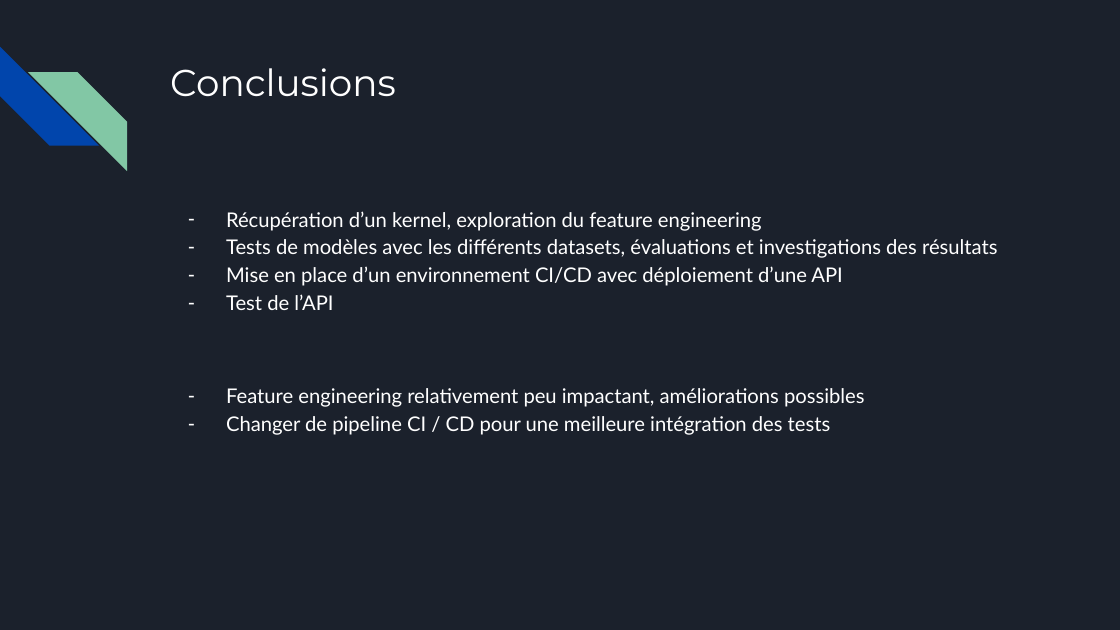
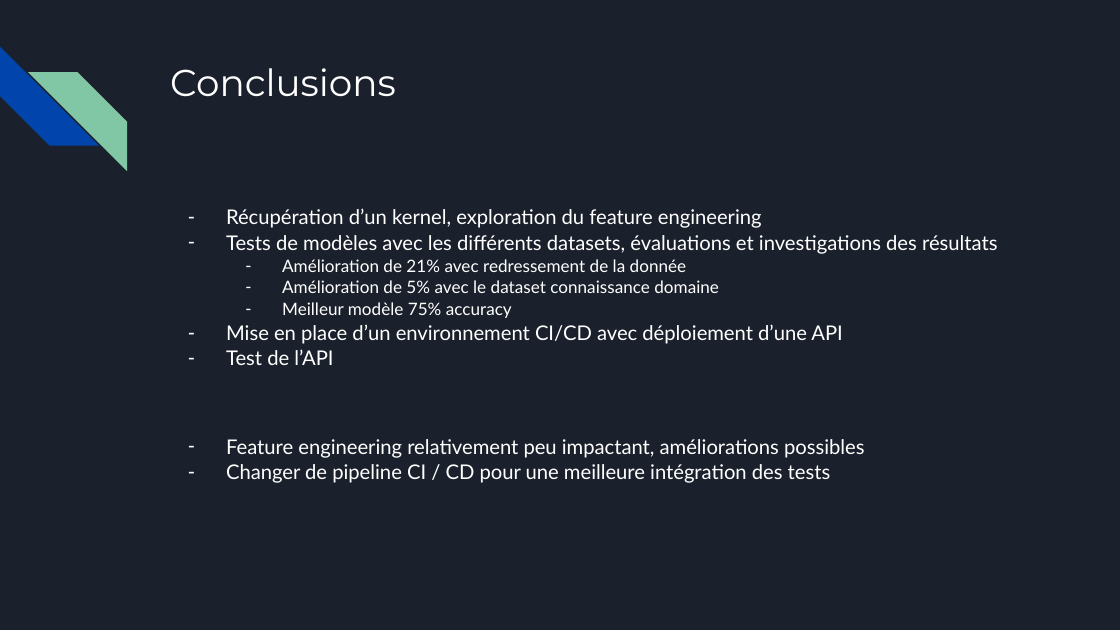
Before and after one commit to codeurEnHerbe/ProjetOC6, a slide deck: slide 16 of Auriac_Rafael_1_presentation_112025.pptx. Drawn at 1120x630 pixels with LibreOffice and Linux fonts; fonts in the diff are those of the drawing. Boxes give left, top, right and bottom in pixels: in the first picture for what was removed or moved away, otherwise in the second. Text is boxed around its words. In the diff, an @@ line names an element or a change of style, - is before the commit and + after.

```diff
--- a/Auriac_Rafael_1_presentation_112025.pptx
+++ b/Auriac_Rafael_1_presentation_112025.pptx
@@ text at <box>226,208,997,483</box>: line spacing 1.15 to 1.05 @@
@@ text at <box>282,259,719,318</box>: paragraphs added @@
+  – Amélioration de 21% avec redressement de la donnée
+  – Amélioration de 5% avec le dataset connaissance domaine
+  – Meilleur modèle 75% accuracy
```
Also in this commit, not shown: 4 other slides changed, 1 slide added, 1 slide removed, 3 other files.
